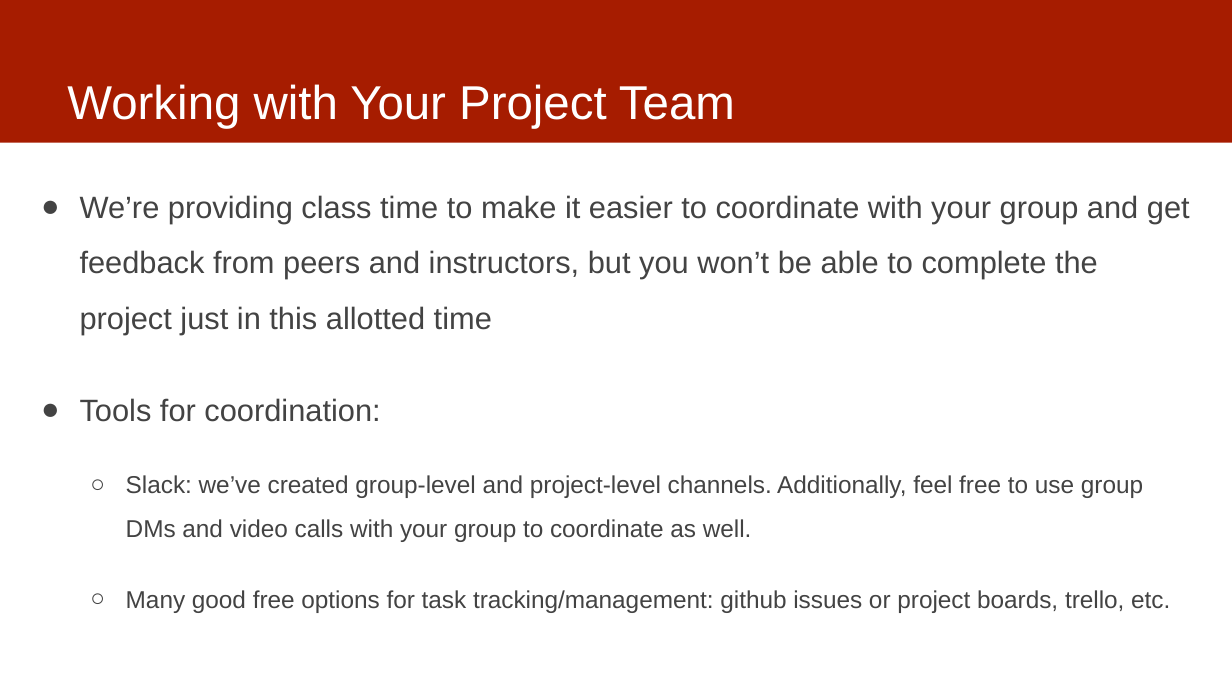
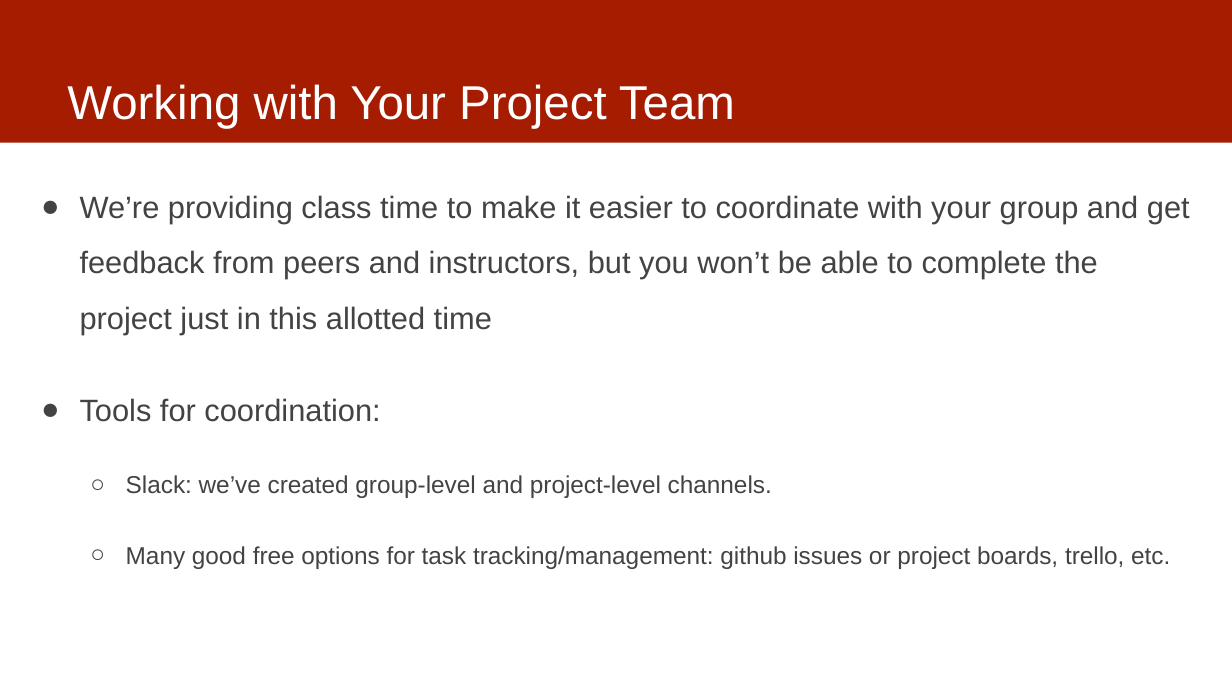
Before and after one commit to dssg/mlforpublicpolicylab, a slide deck: slide 15 of 03 - Data Exploration, Analytical Formulation, and Baselines/data-exploration.pptx. Drawn at 1232x693 pixels with LibreOffice and Linux fonts; fonts in the diff are those of the drawing. Boxes give left, top, right and bottom in pixels: in the first picture for what was removed or moved away, otherwise in the second. Text is boxed around its words. In the diff, an @@ line names an element or a change of style, - is before the commit and + after.

```diff
--- a/03 - Data Exploration, Analytical Formulation, and Baselines/data-exploration.pptx
+++ b/03 - Data Exploration, Analytical Formulation, and Baselines/data-exploration.pptx
@@ text at (126, 475, 772, 498): text changed @@
-  ○ Slack: we’ve created group-level and project-level channels. Additionally, feel free to use group DMs and video calls with your group to coordinate as well.
+  ○ Slack: we’ve created group-level and project-level channels.
```
Also in this commit, not shown: 1 other slide changed.
